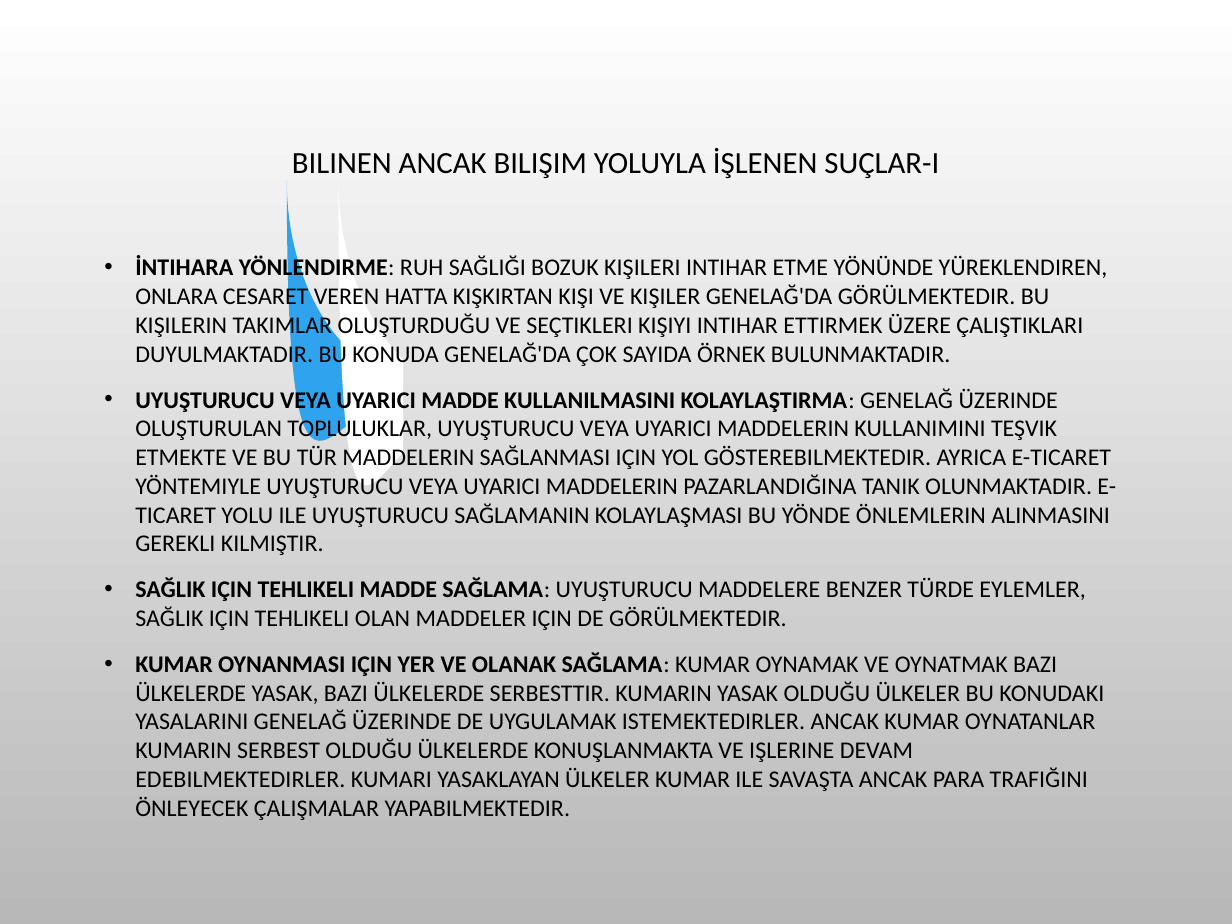
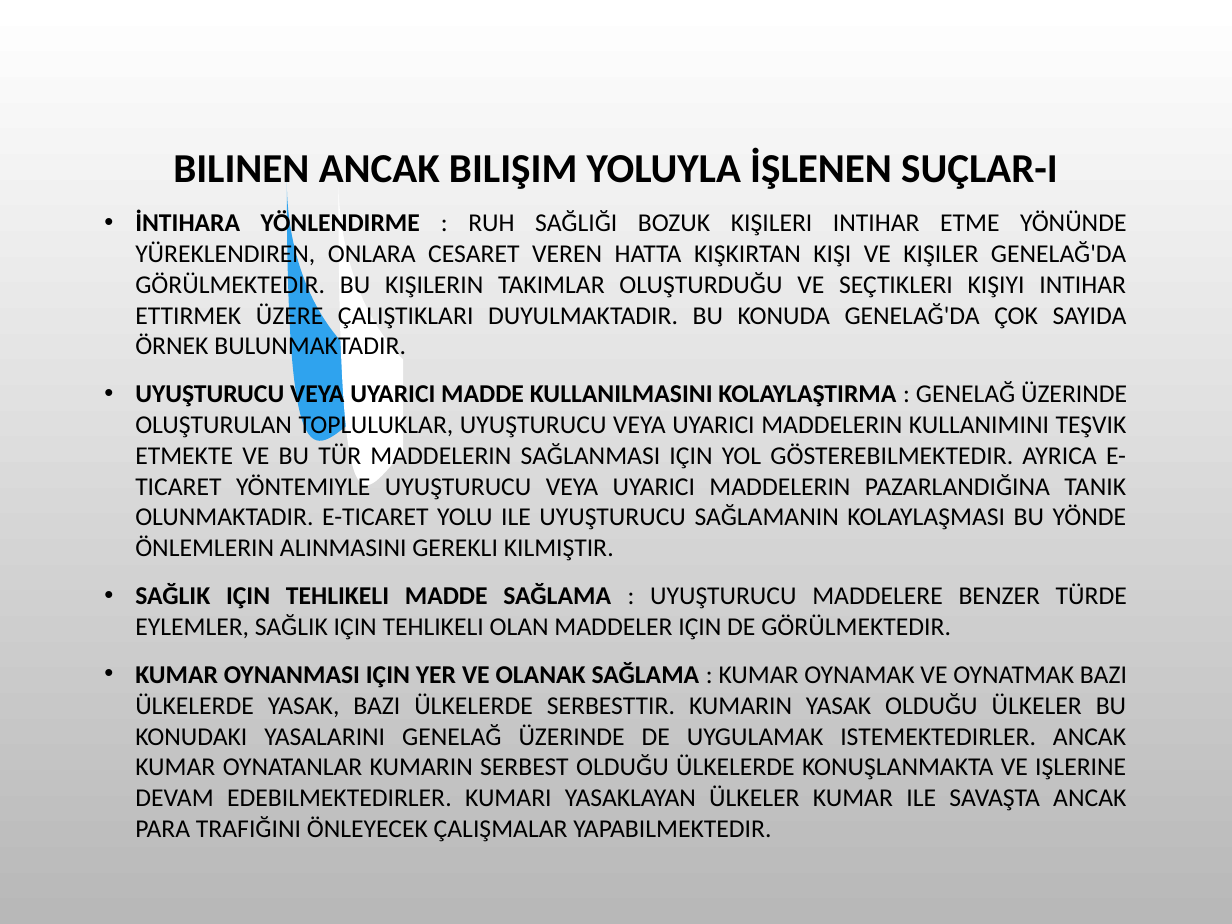
Before and after one commit to SevdanurGENC/20-21-Lecture-Notes, a slide deck: slide 17 of Bilişim Etiği ve Hukuku/3. Bolum - Meslek Etigi.ppt. Drawn at 1232x924 pixels with LibreOffice and Linux fonts; fonts in the diff are those of the drawing; background and template pictures are left out. Boxes give left, top, right and bottom in pixels: in the first picture for what was removed or moved away, otherwise in the second. Text is boxed around its words. In the diff, an @@ line names an element or a change of style, - is before the commit and + after.

```diff
--- a/Bilişim Etiği ve Hukuku/3. Bolum - Meslek Etigi.ppt
+++ b/Bilişim Etiği ve Hukuku/3. Bolum - Meslek Etigi.ppt
@@ title "BILINEN ANCAK BILIŞIM YOLUYLA İŞLENEN ..." at (173, 148, 1058, 189): size 18 to 24 pt, bold on @@
@@ text at (135, 210, 1127, 842): text changed; size 14 to 15 pt @@
-• İNTIHARA YÖNLENDIRME: RUH SAĞLIĞI BOZUK KIŞILERI INTIHAR ETME YÖNÜNDE YÜREKLENDIREN, ONLARA CESARET VEREN HATTA KIŞKIRTAN KIŞI VE KIŞILER GENELAĞ'DA GÖRÜLMEKTEDIR. BU KIŞILERIN TAKIMLAR OLUŞTURDUĞU VE SEÇTIKLERI KIŞIYI INTIHAR ETTIRMEK ÜZERE ÇALIŞTIKLARI DUYULMAKTADIR. BU KONUDA GENELAĞ'DA ÇOK SAYIDA ÖRNEK BULUNMAKTADIR.
-• UYUŞTURUCU VEYA UYARICI MADDE KULLANILMASINI KOLAYLAŞTIRMA: GENELAĞ ÜZERINDE OLUŞTURULAN TOPLULUKLAR, UYUŞTURUCU VEYA UYARICI MADDELERIN KULLANIMINI TEŞVIK ETMEKTE VE BU TÜR MADDELERIN SAĞLANMASI IÇIN YOL GÖSTEREBILMEKTEDIR. AYRICA E-TICARET YÖNTEMIYLE UYUŞTURUCU VEYA UYARICI MADDELERIN PAZARLANDIĞINA TANIK OLUNMAKTADIR. E-TICARET YOLU ILE UYUŞTURUCU SAĞLAMANIN KOLAYLAŞMASI BU YÖNDE ÖNLEMLERIN ALINMASINI GEREKLI KILMIŞTIR.
-• SAĞLIK IÇIN TEHLIKELI MADDE SAĞLAMA: UYUŞTURUCU MADDELERE BENZER TÜRDE EYLEMLER, SAĞLIK IÇIN TEHLIKELI OLAN MADDELER IÇIN DE GÖRÜLMEKTEDIR.
-• KUMAR OYNANMASI IÇIN YER VE OLANAK SAĞLAMA: KUMAR OYNAMAK VE OYNATMAK BAZI ÜLKELERDE YASAK, BAZI ÜLKELERDE SERBESTTIR. KUMARIN YASAK OLDUĞU ÜLKELER BU KONUDAKI YASALARINI GENELAĞ ÜZERINDE DE UYGULAMAK ISTEMEKTEDIRLER. ANCAK KUMAR OYNATANLAR KUMARIN SERBEST OLDUĞU ÜLKELERDE KONUŞLANMAKTA VE IŞLERINE DEVAM EDEBILMEKTEDIRLER. KUMARI YASAKLAYAN ÜLKELER KUMAR ILE SAVAŞTA ANCAK PARA TRAFIĞINI ÖNLEYECEK ÇALIŞMALAR YAPABILMEKTEDIR.
+• İNTIHARA YÖNLENDIRME : RUH SAĞLIĞI BOZUK KIŞILERI INTIHAR ETME YÖNÜNDE YÜREKLENDIREN, ONLARA CESARET VEREN HATTA KIŞKIRTAN KIŞI VE KIŞILER GENELAĞ'DA GÖRÜLMEKTEDIR. BU KIŞILERIN TAKIMLAR OLUŞTURDUĞU VE SEÇTIKLERI KIŞIYI INTIHAR ETTIRMEK ÜZERE ÇALIŞTIKLARI DUYULMAKTADIR. BU KONUDA GENELAĞ'DA ÇOK SAYIDA ÖRNEK BULUNMAKTADIR.
+• UYUŞTURUCU VEYA UYARICI MADDE KULLANILMASINI KOLAYLAŞTIRMA : GENELAĞ ÜZERINDE OLUŞTURULAN TOPLULUKLAR, UYUŞTURUCU VEYA UYARICI MADDELERIN KULLANIMINI TEŞVIK ETMEKTE VE BU TÜR MADDELERIN SAĞLANMASI IÇIN YOL GÖSTEREBILMEKTEDIR. AYRICA E-TICARET YÖNTEMIYLE UYUŞTURUCU VEYA UYARICI MADDELERIN PAZARLANDIĞINA TANIK OLUNMAKTADIR. E-TICARET YOLU ILE UYUŞTURUCU SAĞLAMANIN KOLAYLAŞMASI BU YÖNDE ÖNLEMLERIN ALINMASINI GEREKLI KILMIŞTIR.
+• SAĞLIK IÇIN TEHLIKELI MADDE SAĞLAMA : UYUŞTURUCU MADDELERE BENZER TÜRDE EYLEMLER, SAĞLIK IÇIN TEHLIKELI OLAN MADDELER IÇIN DE GÖRÜLMEKTEDIR.
+• KUMAR OYNANMASI IÇIN YER VE OLANAK SAĞLAMA : KUMAR OYNAMAK VE OYNATMAK BAZI ÜLKELERDE YASAK, BAZI ÜLKELERDE SERBESTTIR. KUMARIN YASAK OLDUĞU ÜLKELER BU KONUDAKI YASALARINI GENELAĞ ÜZERINDE DE UYGULAMAK ISTEMEKTEDIRLER. ANCAK KUMAR OYNATANLAR KUMARIN SERBEST OLDUĞU ÜLKELERDE KONUŞLANMAKTA VE IŞLERINE DEVAM EDEBILMEKTEDIRLER. KUMARI YASAKLAYAN ÜLKELER KUMAR ILE SAVAŞTA ANCAK PARA TRAFIĞINI ÖNLEYECEK ÇALIŞMALAR YAPABILMEKTEDIR.
```
Also in this commit, not shown: 18 other slides changed, 3 other files.
